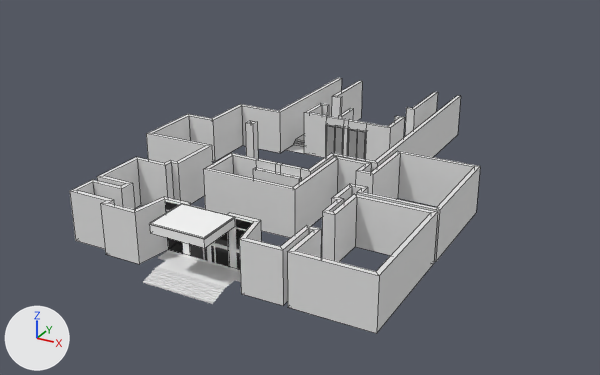
A saved change to the Blender file Kapitol_SIDE.blend.
Camera for both pictures: a 50 mm camera at (22.4, -28.4, 20.8) aimed at (-2.2, 16.2, -1.6). Arrows for +X, +Y and +Z are at lower left; the lights stay in place. Mesh edges are drawn as thin lines on the coarser meshes.
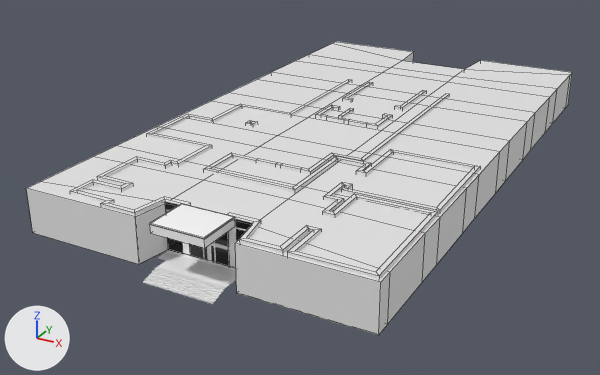
Commit message: merged main and side

The edits, one by one:
me_cube_001 has 112 vertices, 110 faces and spans x -1.0..1.0, y 0.03..2.03, z 0.0..0.12.
me_cube_001 no longer uses material mat_vertex.
me_plane has 168 vertices, 75 faces and spans x -8.0..12.1, y -14.1..12.5, z -2.9..0.1.
me_plane is used by ob_plane; location (-1.9, 14.72, 2.73).
me_plane part 1: the loose piece of 6 vertices spanning x 4.4..4.8, y 8.2..12.5, z -2.8..0.1 is moved by (-0.9, 0.0, 0.0).
me_plane part 2: the loose piece of 6 vertices spanning x -1.0..-0.5, y 8.2..12.5, z -2.8..0.1 is moved by (0.9, 0.0, 0.0).
me_plane part 3: 6 of the vertices in x 4.4..4.8, y 4.0..5.9, z -2.8..0.1 are moved by (-0.9, 0.0, 0.0).
me_plane part 4: 6 of the vertices in x 6.8..7.5, y -6.5..-2.2, z -2.8..0.1 are moved by (-0.9, 0.0, 0.0).
me_plane part 5: 2 of the vertices in x 6.8, y 12.5, z -2.8..0.1 are moved by (-0.9, 0.0, 0.0).
me_plane part 6: all 4 vertices in x 6.9, y -7.5..-5.9, z -2.8..0.1 are moved by (-0.5, 0.0, 0.0).
me_plane part 7: all 4 vertices in x 7.0, y -3.6..0.3, z -2.8..0.1 are moved by (-0.4, 0.0, 0.0).
me_plane part 8: all 4 vertices in x -3.0..-0.5, y 3.3..5.9, z 0.1 are moved by (0.9, 0.0, 0.0).
me_plane part 9: the 1 vertex in x -3.0, y 12.5, z 0.1 is moved by (0.9, 0.0, 0.0).
me_cube_007 has 30 vertices, 30 faces and spans x -1.0..1.0, y -1.0..1.0, z -1.0..1.0.
me_cube_007 no longer uses material mat_vertex_metal (white #e7e7e7).
me_cube_008 has 30 vertices, 30 faces and spans x -1.0..1.0, y -1.0..1.0, z -1.0..1.0.
me_cube_008 no longer uses material mat_vertex_metal (white #e7e7e7).
me_plane_003 is used by ob_plane_002; location (-4.12, 19.47, -0.08); scale (1.0, 1.0, 0.64).
me_plane_003 had 22 vertices, 10 faces and spanned x -0.48..3.29, y -1.0..3.19, z 0.0..0.45.
me_plane_003 now has 24 vertices, 11 faces and spans x 0.37..4.12, y -1.0..7.68, z 0.0..0.45.
me_plane_003 part 10: the whole mesh is rebuilt.
Object 'KAPITOL.001' (ob_kapitol_001) is now shown.

What differs and where, as boxes [x1, y1, x2, y2] in the pictures (600 x 375 px; the box of a moved part takes in the faces that stretch with it):
'KAPITOL.001', shown
    after: [26, 42, 572, 335]
'Plane', reshaped
    before: [70, 78, 480, 333]
    after: [70, 79, 480, 279]
'Elevator 1', recoloured
    both: [347, 129, 366, 159]
'Elevator 2', recoloured
    both: [326, 125, 343, 156]
'Plane.002', reshaped (not visible afterwards)
    before: [286, 135, 304, 154]
part 1 of me_plane, moved or reshaped
    before: [405, 92, 438, 137]
    after: [394, 90, 426, 110]
part 2 of me_plane, moved or reshaped
    before: [332, 81, 362, 121]
    after: [343, 82, 373, 102]
part 3 of me_plane, moved or reshaped
    before: [365, 116, 405, 161]
    after: [366, 114, 392, 128]
part 4 of me_plane, moved or reshaped
    before: [333, 153, 440, 262]
    after: [333, 153, 440, 214]
part 5 of me_plane, moved or reshaped
    before: [375, 95, 461, 167]
    after: [361, 94, 449, 162]
part 6 of me_plane, moved or reshaped
    before: [331, 184, 368, 204]
    after: [323, 182, 351, 202]
part 7 of me_plane, moved or reshaped
    before: [355, 151, 478, 207]
    after: [356, 150, 478, 176]
part 8 of me_plane, moved or reshaped
    before: [241, 103, 329, 158]
    after: [241, 104, 340, 119]
part 9 of me_plane, moved or reshaped
    before: [279, 78, 342, 153]
    after: [289, 79, 352, 116]
